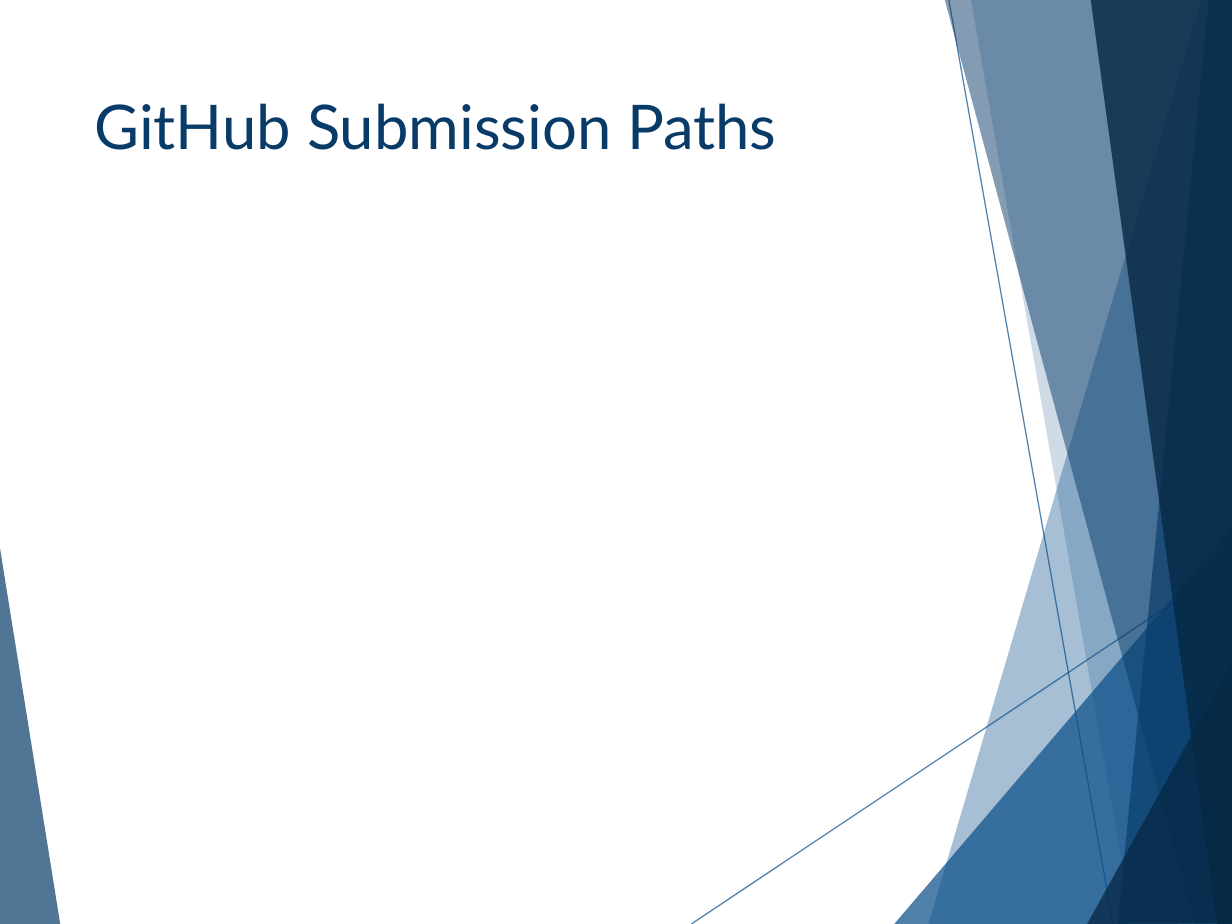
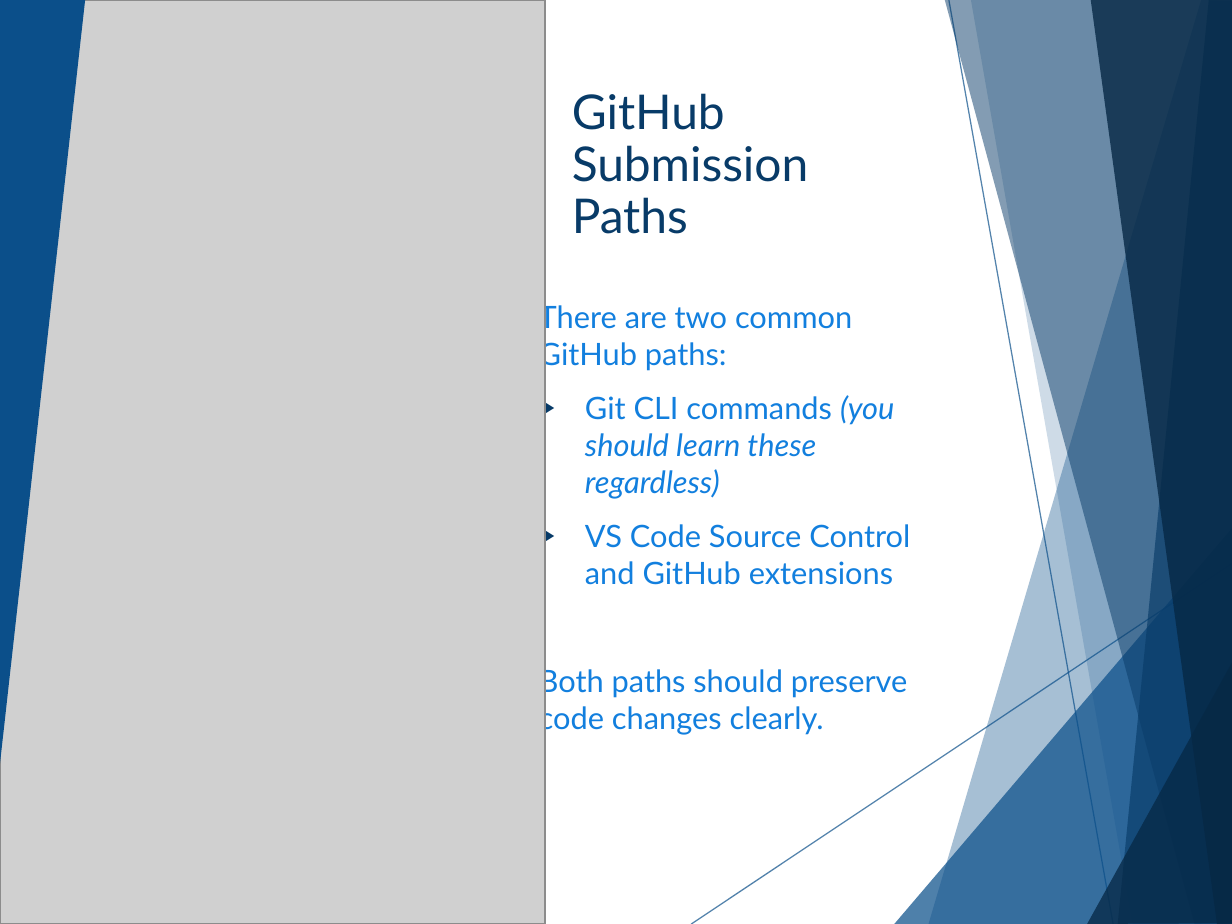
Before and after one commit to cashmy/AAISE_Details, a slide deck: slide 28 of 10-152-117_Python_Programming/Slide_Decks/Week_01/W01D01_Setup_Lecture_Slides.pptx (slide 27 before the commit). Drawn at 1232x924 pixels with LibreOffice and Linux fonts; fonts in the diff are those of the drawing; grey boxes stand for pictures; background and template pictures are left out. Boxes give left, top, right and bottom in pixels: in the first picture for what was removed or moved away, otherwise in the second. Text is boxed around its words. In the diff, an @@ line names an element or a change of style, - is before the commit and + after.

```diff
--- a/10-152-117_Python_Programming/Slide_Decks/Week_01/W01D01_Setup_Lecture_Slides.pptx
+++ b/10-152-117_Python_Programming/Slide_Decks/Week_01/W01D01_Setup_Lecture_Slides.pptx
@@ picture added at <box>0,0,545,924</box> @@
@@ triangle added at <box>0,0,85,764</box>, fill #0B4F8A @@
@@ title "GitHub Submission Paths": place and size @@
-title "GitHub Submission Paths" at <box>94,103,776,150</box>
+title "GitHub Submission Paths" at <box>572,93,809,234</box>
@@ title "GitHub Submission Paths" at <box>572,93,809,234</box>: size 36 to 28 pt; line spacing 1 to 0.9 @@
@@ text added at <box>539,301,910,735</box>, 18 pt, text #127FDE @@
+There are two common GitHub paths:
+▶ Git CLI commands (you should learn these regardless)
+▶ VS Code Source Control and GitHub extensions
+Both paths should preserve code changes clearly.
```
Also in this commit, not shown: 8 other slides changed, 7 slides added, 6 slides removed, 25 other files.
